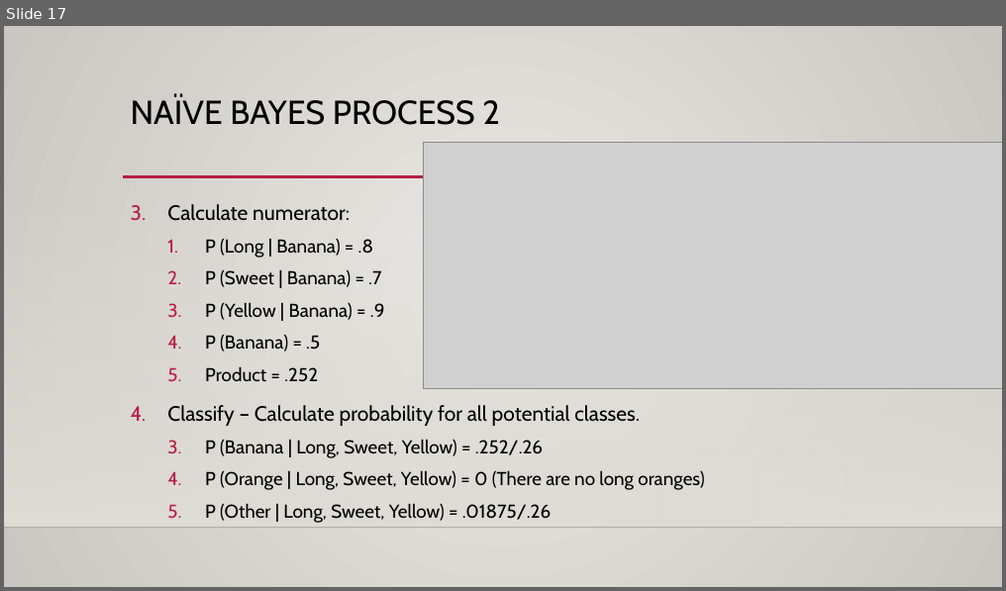
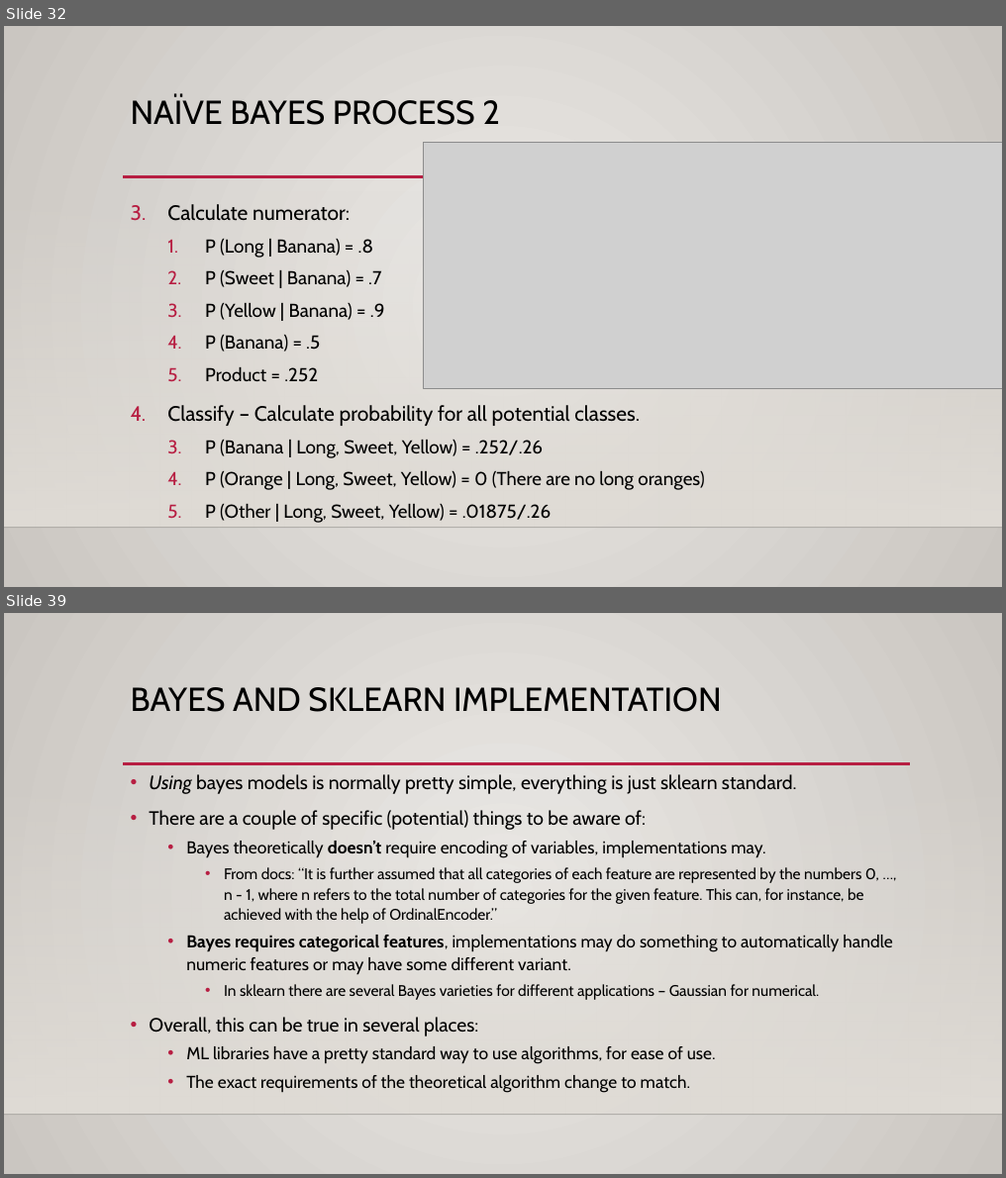
Before and after one commit to AkeemSemperDataScience/Basic_Stats_in_Python_Student_Repository, a slide deck: reference_material/slides/025_Bayes.pptx. Shown one above the other, each under a label of ours: slide 17 before the commit, slides 32 and 39 after it; the slides between them are not shown. The pictures are 1006x591 and 1006x1178 pixels, drawn with LibreOffice and Linux fonts; fonts in the diff are those of the drawing; grey boxes stand for pictures; background and template pictures are left out. Boxes give left, top, right and bottom in pixels: in the first picture for what was removed or moved away, otherwise in the second. Text is boxed around its words. In the diff, an @@ line names an element or a change of style, - is before the commit and + after.

```diff
--- a/reference_material/slides/025_Bayes.pptx
+++ b/reference_material/slides/025_Bayes.pptx
@@ slide 39 added at [4,613,1002,1174], background gradient #ECEAE7 to #CAC7C1; not listed: 3 template elements that a slide beside it also shows @@
@@ title added at [131,687,722,712], 32 pt, text #000000 @@
+BAYES AND SKLEARN IMPLEMENTATION
@@ text added at [149,774,892,1092], 16.6 pt, text #000000 @@
+• Using bayes models is normally pretty simple, everything is just sklearn standard.
+• There are a couple of specific (potential) things to be aware of:
+  • Bayes theoretically doesn’t require encoding of variables, implementations may.
+    • From docs: “It is further assumed that all categories of each feature are represented by the numbers 0, …, n - 1, where n refers to the total number of categories for the given feature. This can, for instance, be achieved with the help of OrdinalEncoder.”
+  • Bayes requires categorical features, implementations may do something to automatically handle numeric features or may have some different variant.
+    • In sklearn there are several Bayes varieties for different applications – Gaussian for numerical.
+• Overall, this can be true in several places:
+  • ML libraries have a pretty standard way to use algorithms, for ease of use.
+  • The exact requirements of the theoretical algorithm change to match.
@@ what was slide 17 is now slide 32 @@
```
Also in this commit, not shown: 11 slides changed, 21 other slides added, 3 other files.
